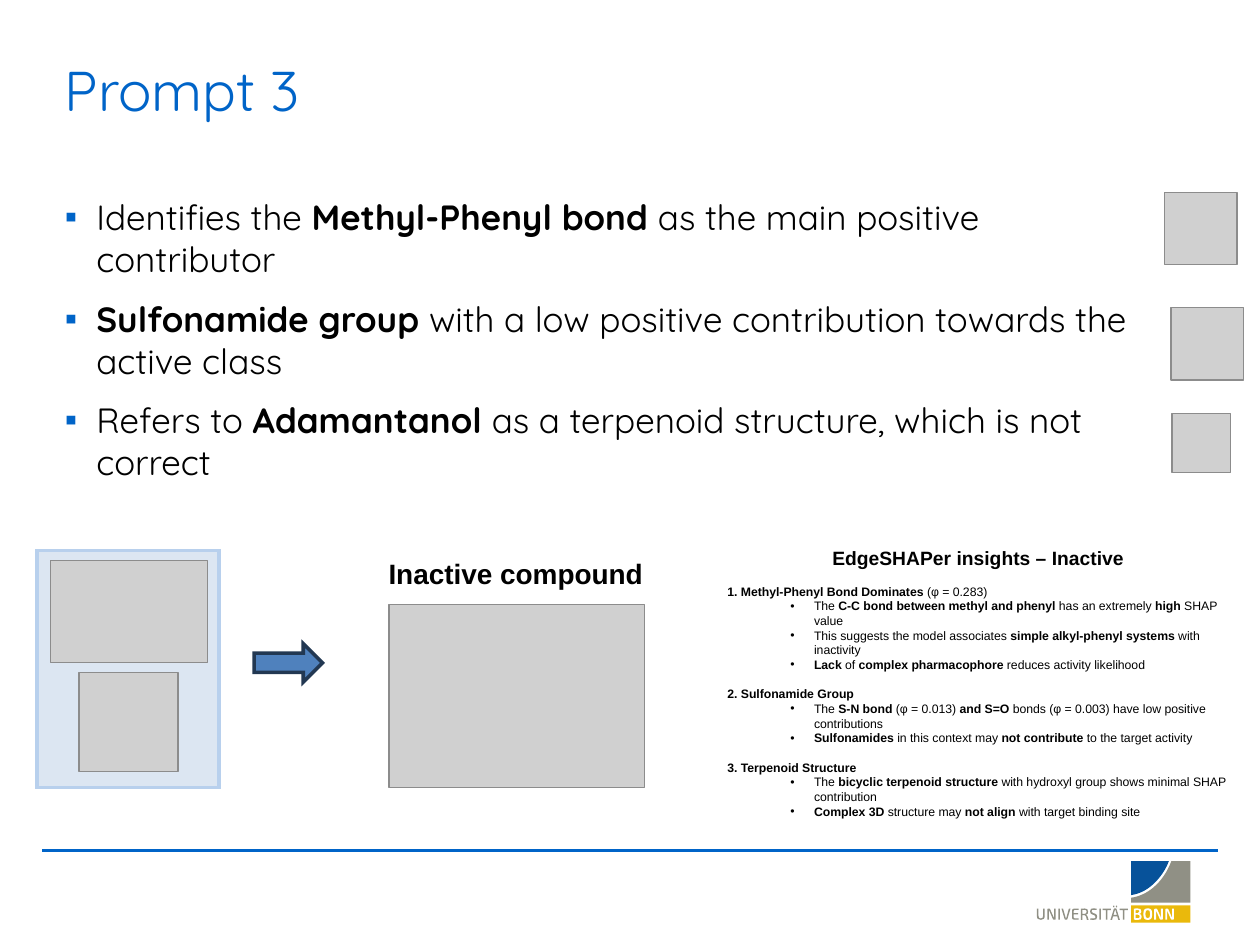
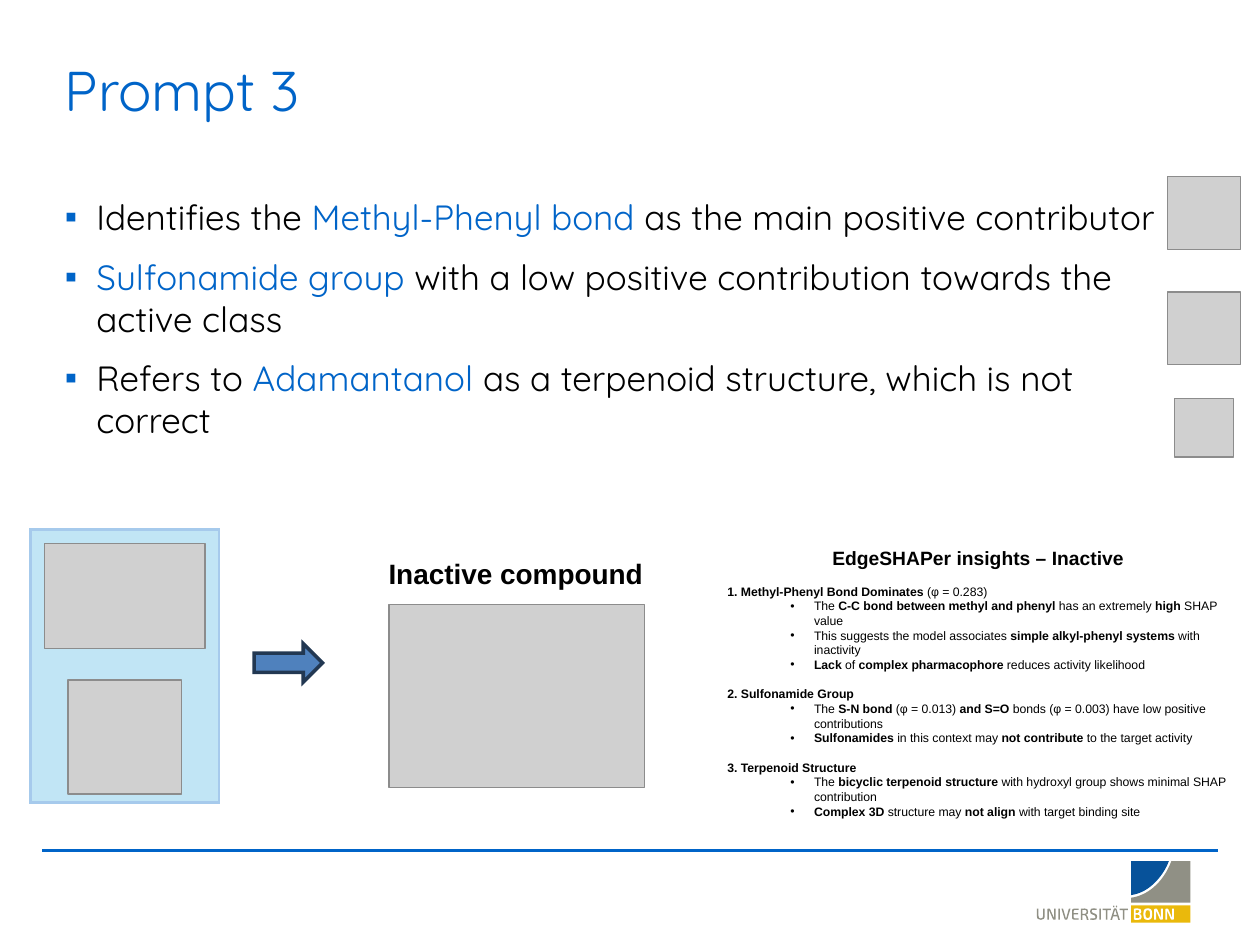
Before and after one commit to LSI-Uni-Bonn/ChemicHAL, a slide deck: slide 15 of slides/AI_Agent_Explainability.pptx. Drawn at 1260x945 pixels with LibreOffice and Linux fonts; fonts in the diff are those of the drawing; grey boxes stand for pictures; background and template pictures are left out. Boxes give left, top, right and bottom in pixels: in the first picture for what was removed or moved away, otherwise in the second. Text is boxed around its words. In the diff, an @@ line names an element or a change of style, - is before the commit and + after.

```diff
--- a/slides/AI_Agent_Explainability.pptx
+++ b/slides/AI_Agent_Explainability.pptx
@@ picture: place and size @@
-picture at bbox=[1164, 193, 1237, 266]
+picture at bbox=[1168, 176, 1241, 249]
@@ text "Identifies the Methyl-Phenyl bond as ..." at bbox=[96, 204, 1154, 434]: text colour #000000 to #0064C8, bold off in "Methyl-Phenyl bond", "Sulfonamide group", "Adamantanol" @@
@@ picture: place and size @@
-picture at bbox=[1171, 307, 1244, 381]
+picture at bbox=[1168, 292, 1241, 365]
@@ picture: place and size @@
-picture at bbox=[1172, 413, 1231, 472]
+picture at bbox=[1174, 398, 1234, 457]
@@ rectangle: place and size @@
-rectangle at bbox=[37, 551, 219, 788]
+rectangle at bbox=[30, 529, 218, 801]
@@ rectangle at bbox=[30, 529, 218, 801]: fill #DCE6F2 to #C1E5F5; outline #B8D0ED 2 pt to #A6CAEC 1.5 pt @@
@@ picture: place and size @@
-picture at bbox=[50, 561, 207, 663]
+picture at bbox=[44, 543, 204, 648]
@@ picture: place and size @@
-picture at bbox=[79, 673, 179, 772]
+picture at bbox=[68, 680, 181, 794]
```
Also in this commit, not shown: 23 other slides changed.
